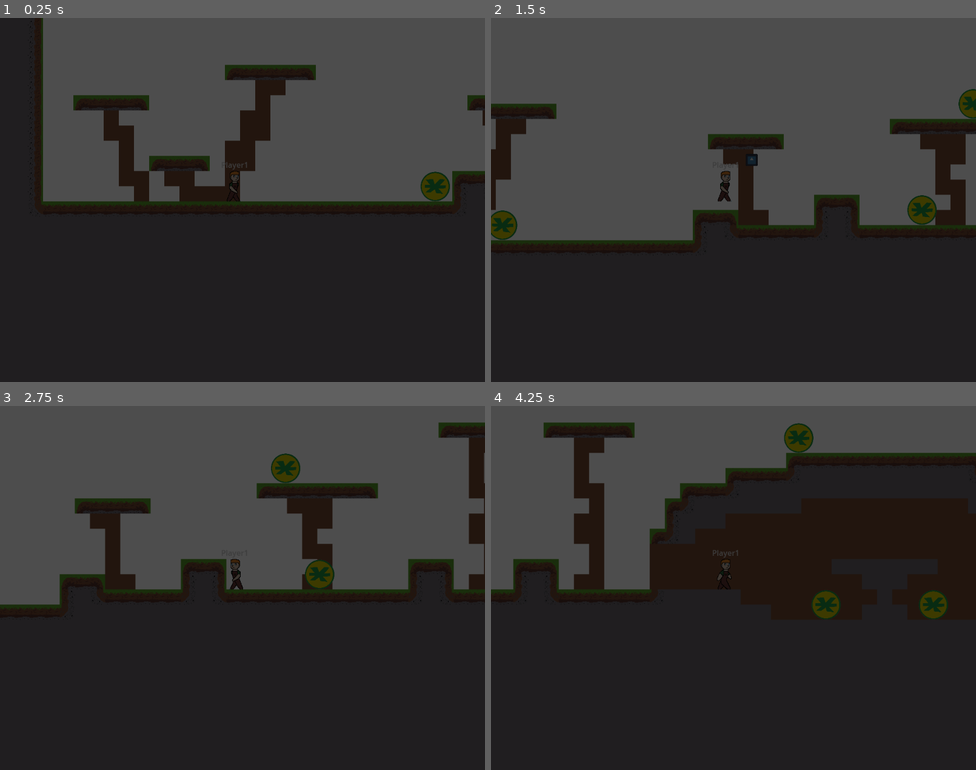
Above: before the commit, frames 1-4 (two rows, left to right).
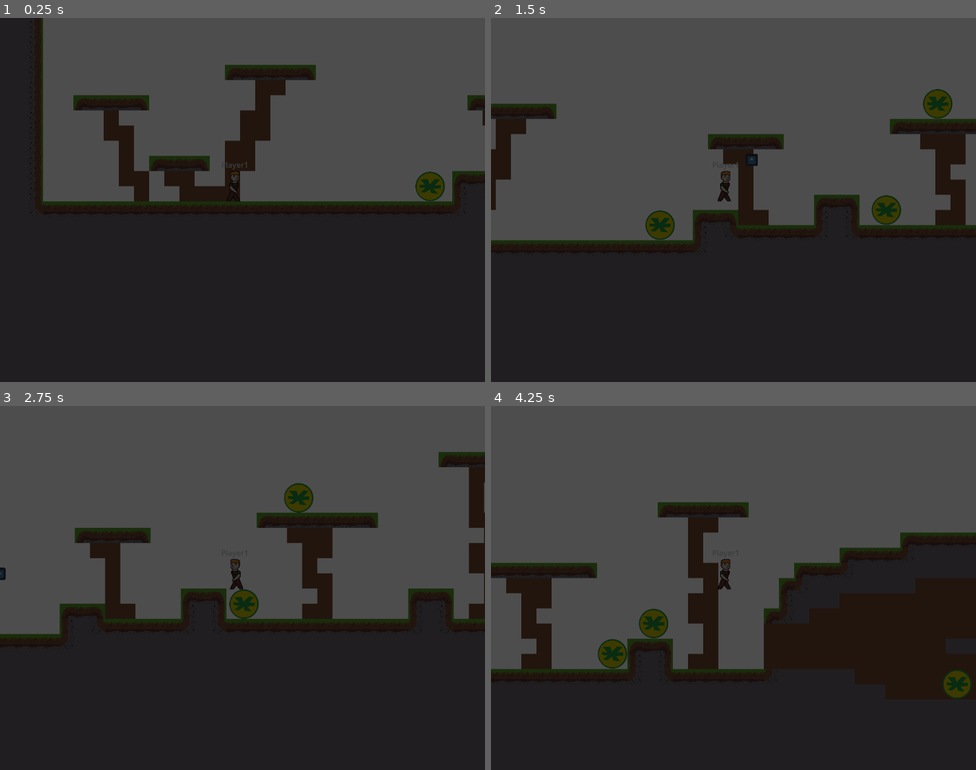
Above: after the commit, the same moments.

Repository: zac112/HeroFarmer
Game: Godot game, scene res://Assets/Platform/level_1.1.tscn
The game is run twice, just before and just after one commit, with the same random seed, the same clock (stepped at 60 frames per second) and the same inputs. This scene is started directly instead of the project's main scene. The engine's default icon, where the game draws it, is replaced by a stand-in: a white triangle on a blue panel in a dark square.
Inputs:
- Up to frame 1 (0.25 s): no input
- Up to frame 2 (1.5 s): hold Space (Farm_action) 0.53-1.28 s; hold D (Farm_right) from 0.53 s (still down); tap W (Farm_up) at 0.77 s; tap Space (Farm_action) at 1.35 s
- Up to frame 3 (2.75 s): tap W (Farm_up) at 1.52 s; release D (Farm_right) at 2.03 s; hold A (Farm_left) from 2.03 s (still down); hold Space (Farm_action) from 2.03 s (still down)
- Up to frame 4 (4.25 s): release A (Farm_left) at 2.78 s; release Space (Farm_action) at 2.78 s; hold D (Farm_right) from 2.78 s (still down); tap Space (Farm_action) at 2.85 s; tap W (Farm_up) at 3.02, 3.77 s; hold Space (Farm_action) from 3.53 s (still down)

The runs differ from the first frame. In frame 1, 0.3% of the frame differs, in the area x 85-93%, y 42-51%; in frame 2, 2.2%; in frame 3, 14%; in frame 4, 31%, in the area x 0-100%, y 4-81%.

Commit message:
Enemy follows player

Diff:
--- a/Assets/Enemies/Enemy_melee.gd
+++ b/Assets/Enemies/Enemy_melee.gd
@@ -1,13 +1,15 @@
 extends CharacterBody2D
 
-const SPEED = 300
+const SPEED = 250
 const GRAVITY = 500
 var direction = 1
 
 @export var moving = true
 @export var following = false
+var player = null
 
 var health = 50
+
 
 @onready var ray_cast_left = $RayCastLeft
 @onready var ray_cast_right = $RayCastRight
@@ -15,20 +17,34 @@
 @onready var ray_cast_down_right = $RayCastDownRight
 
 func _physics_process(delta):
-	if moving and is_on_floor():
+	if following:
+		if player.position.x - position.x > 0:
+			direction = 1
+		elif player.position.x - position.x < 0:
+			direction = -1
+
+		velocity.x = direction * SPEED
+	elif moving and is_on_floor():
 		if ray_cast_right.is_colliding() or ray_cast_left.is_colliding() or not ray_cast_down_left.is_colliding() or not ray_cast_down_right.is_colliding():
 			direction *= -1
 
 		velocity.x = direction * SPEED
-	else:
-		velocity.y = GRAVITY
+
+	velocity.y = GRAVITY
 
 	move_and_slide()
 
 
 func _on_player_detection_body_entered(body):
 	if body.name == "player_platform":
-		print("Player view area entered!")
+		player = body
+		following = true
+
+
+func _on_player_detection_body_exited(body):
+	if body.name == "player_platform":
+		following = false
+
 
 func hit(damage:int):
 	health -= damage
--- a/Assets/Enemies/Enemy_melee.tscn
+++ b/Assets/Enemies/Enemy_melee.tscn
@@ -7,9 +7,9 @@
 radius = 63.1269
 
 [sub_resource type="CircleShape2D" id="CircleShape2D_eury0"]
-radius = 311.27
+radius = 536.239
 
-[node name="Enemy_melee_walking" type="CharacterBody2D"]
+[node name="Enemy_melee" type="CharacterBody2D"]
 scale = Vector2(0.5, 0.5)
 collision_layer = 3
 collision_mask = 3
@@ -23,7 +23,6 @@
 shape = SubResource("CircleShape2D_m3e88")
 
 [node name="PlayerDetection" type="Area2D" parent="."]
-collision_mask = 2
 
 [node name="CollisionShape2D" type="CollisionShape2D" parent="PlayerDetection"]
 shape = SubResource("CircleShape2D_eury0")
@@ -41,3 +40,6 @@
 [node name="RayCastDownRight" type="RayCast2D" parent="."]
 position = Vector2(18, 0)
 target_position = Vector2(0, 76)
+
+[connection signal="body_entered" from="PlayerDetection" to="." method="_on_player_detection_body_entered"]
+[connection signal="body_exited" from="PlayerDetection" to="." method="_on_player_detection_body_exited"]
